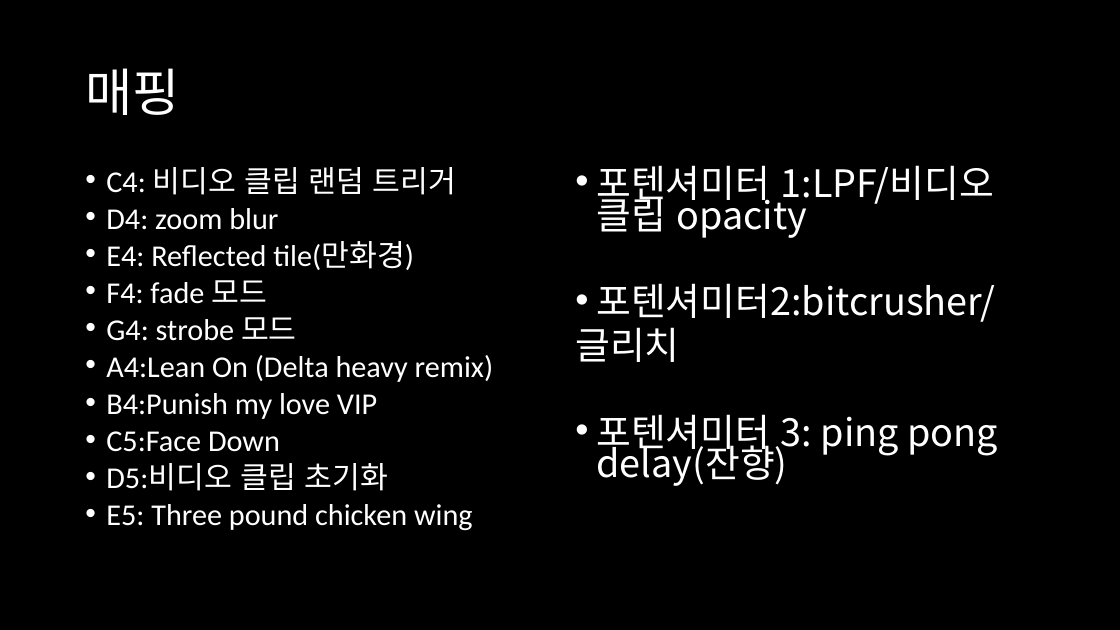
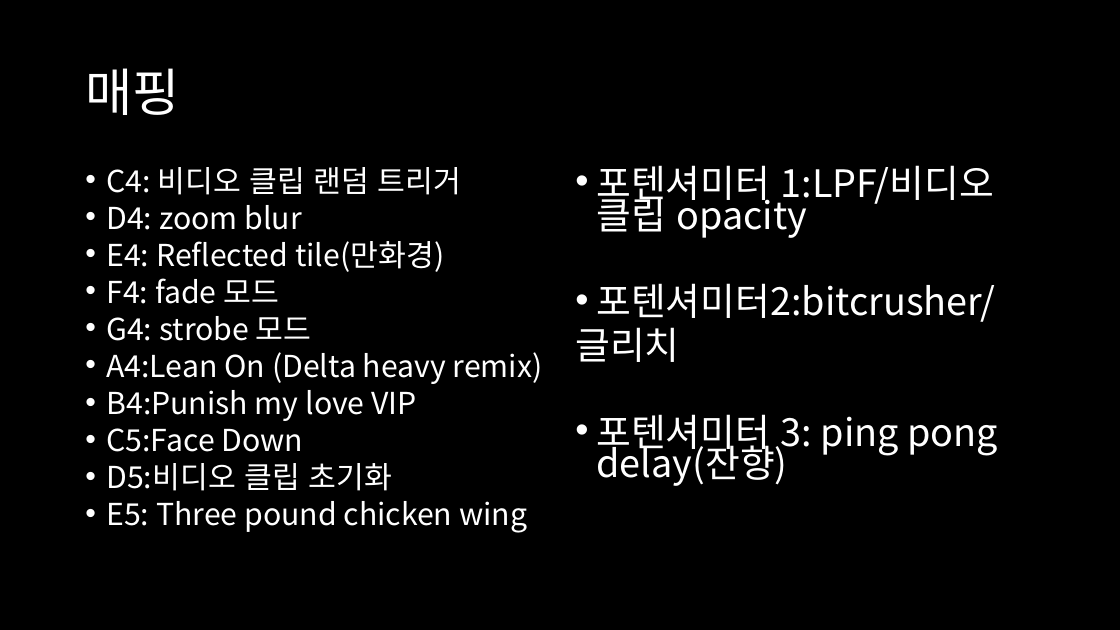
Before and after one commit to kutmicro/2015136111, a slide deck: slide 6 of Presentation_hivrid.pptx. Drawn at 1120x630 pixels with LibreOffice and Linux fonts; fonts in the diff are those of the drawing. Boxes give left, top, right and bottom in pixels: in the first picture for what was removed or moved away, otherwise in the second. Text is boxed around its words. In the diff, an @@ line names an element or a change of style, - is before the commit and + after.

```diff
--- a/Presentation_hivrid.pptx
+++ b/Presentation_hivrid.pptx
@@ text "C4: 비디오 클립 랜덤 트리거" at [106, 167, 543, 533]: font Calibri to Noto Sans CJK KR @@
```
Also in this commit, not shown: 7 other slides changed, 2 other files.
